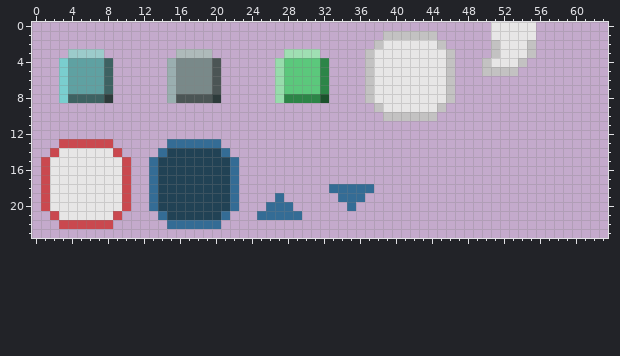
Pixel-art sprite -- res/ui.png. Above is the file before it was changed.
The file is 64x64 pixels. Colours within 5 levels of each other are drawn and written as one. Shown: x 0..63, y 0..23.
After:
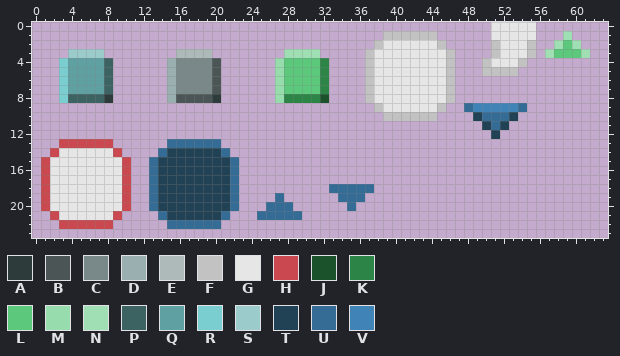
Palette (. is transparent): A #2d3b3b  B #4b5555  C #798989  D #9aafb0  E #aebaba  F #c3c2c2  G #e7e6e6  H #ca484f  J #1b522c  K #2c8547  L #5bc87c  M #97dcac  N #a0dfb3  P #3d6262  Q #5fa1a2  R #7acecf  S #9ccbcb  T #214255  U #346c95  V #4084b7
Change:
Colour L is added in row 2 at x 59; in row 3 at x 58 to 60.
Colour N is added in row 1 at x 59; in row 2 at x 58 and 60; in row 3 at x 57 and 61.
Colour T is added in row 10 at x 49 and 53; in row 11 at x 50 and 52; in row 12 at x 51.
Colour U is added in row 9 at x 48 and 54; in row 10 at x 50 to 52; in row 11 at x 51.
Colour V is added in row 9 at x 49 to 53.
Boxes around the changes in both pictures, in picture pixels (x1, y1, x2, y2):
added: (545, 31, 590, 58)
added: (464, 103, 527, 139)
